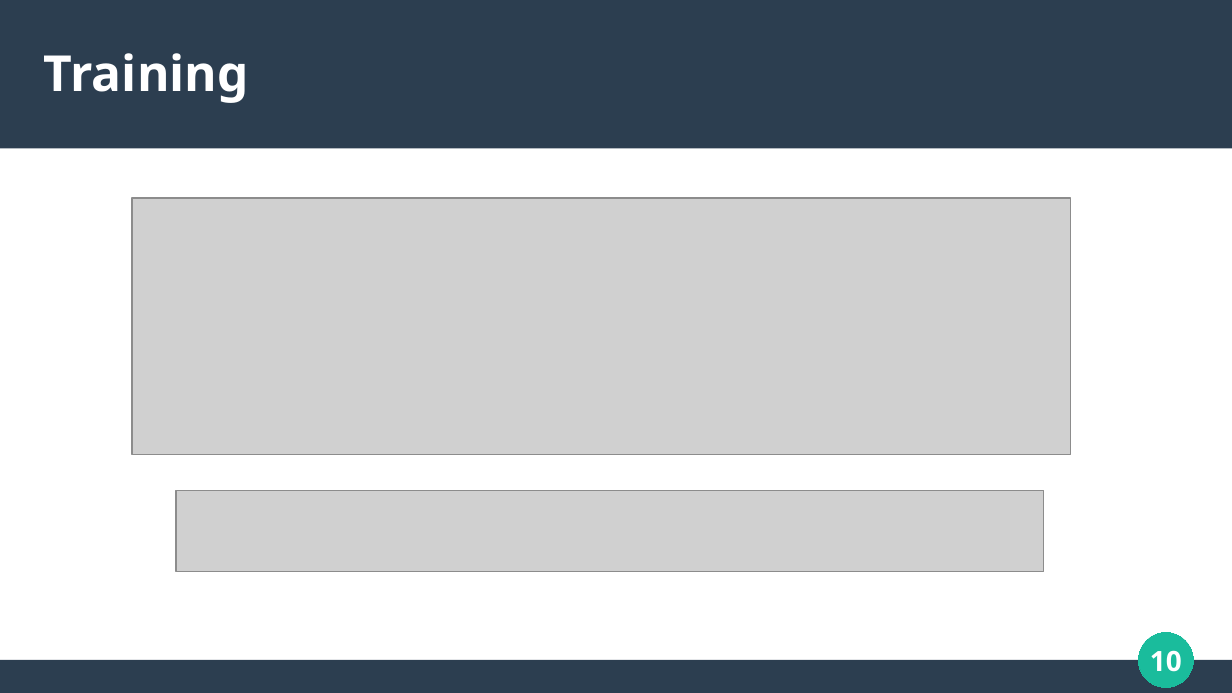
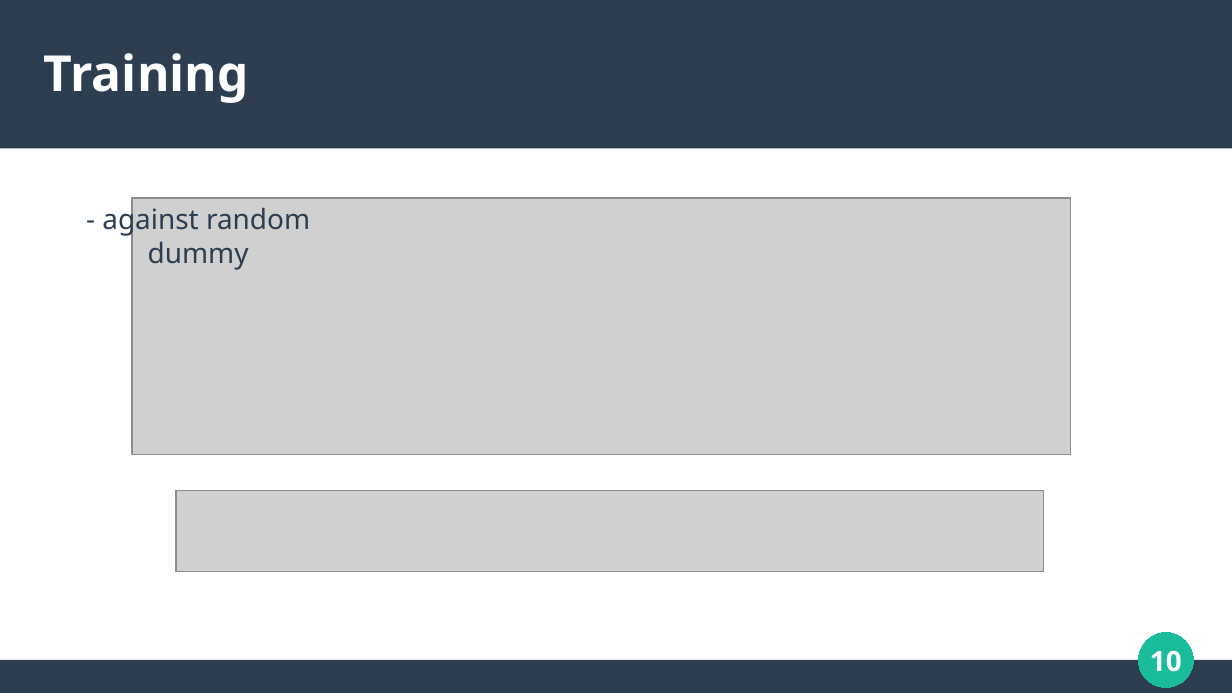
Before and after one commit to SeZven/Artificial-Intelligence, a slide deck: slide 10 of Presentation.odp. Drawn at 1232x693 pixels with LibreOffice and Linux fonts; fonts in the diff are those of the drawing; grey boxes stand for pictures. Boxes give left, top, right and bottom in pixels: in the first picture for what was removed or moved away, otherwise in the second. Text is boxed around its words. In the diff, an @@ line names an element or a change of style, - is before the commit and + after.

```diff
--- a/Presentation.odp
+++ b/Presentation.odp
@@ text added at (x1=102, y1=203, x2=310, y2=270), 18 pt, text #2C3E50 @@
+- against random dummy
```
Also in this commit, not shown: 3 other slides changed.
